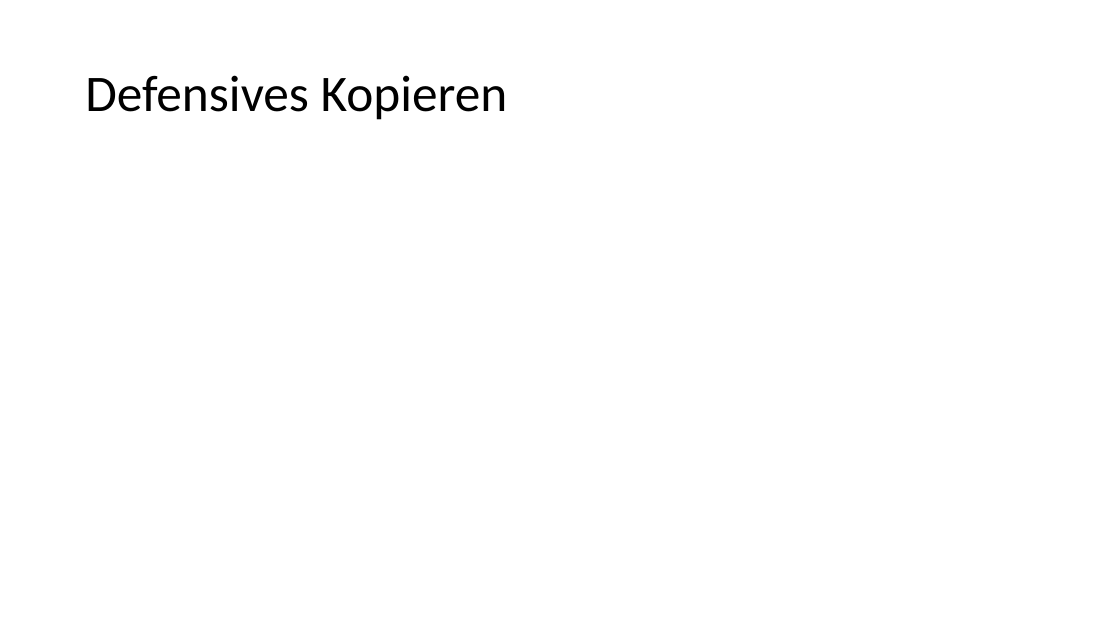
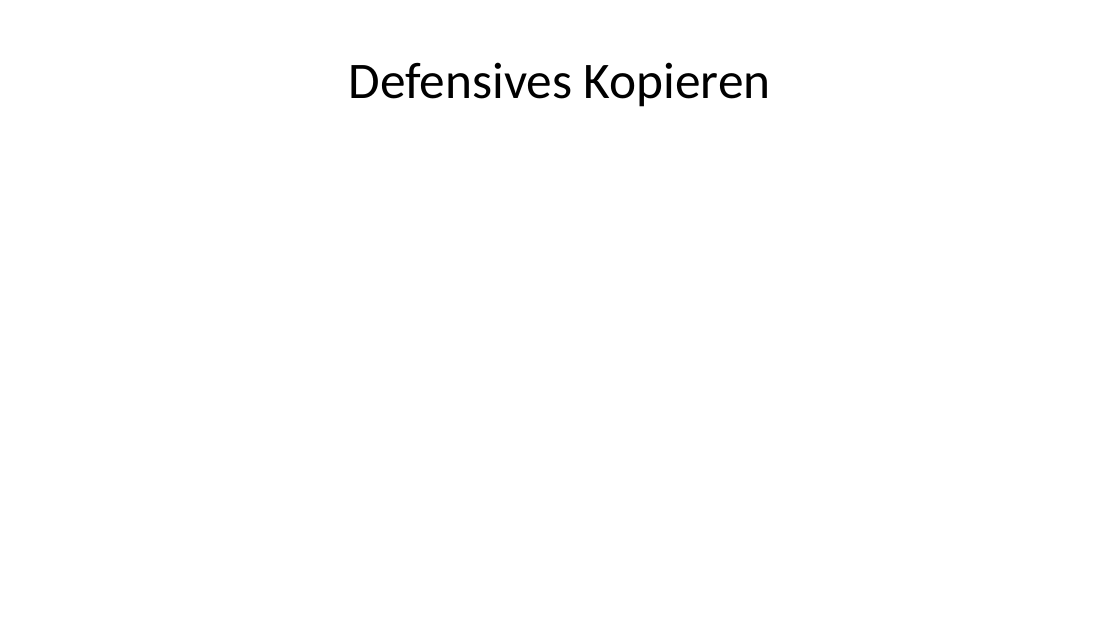
Before and after one commit to doubleSlashde/brownbagLunchCloneObjectsInJava, a slide deck: slide 9 of Klonen von Objekten in Java.pptx. Drawn at 1120x630 pixels with LibreOffice and Linux fonts; fonts in the diff are those of the drawing. Boxes give left, top, right and bottom in pixels: in the first picture for what was removed or moved away, otherwise in the second. Text is boxed around its words. In the diff, an @@ line names an element or a change of style, - is before the commit and + after.

```diff
--- a/Klonen von Objekten in Java.pptx
+++ b/Klonen von Objekten in Java.pptx
@@ title "Defensives Kopieren": place and size @@
-title "Defensives Kopieren" at <box>85,75,508,120</box>
+title "Defensives Kopieren" at <box>349,62,771,107</box>
@@ title "Defensives Kopieren" at <box>349,62,771,107</box>: alignment left to centre; line spacing 0.9 to 1 @@
```
Also in this commit, not shown: 6 other slides changed, 4 slides added, 3 slides removed, 2 other files.
